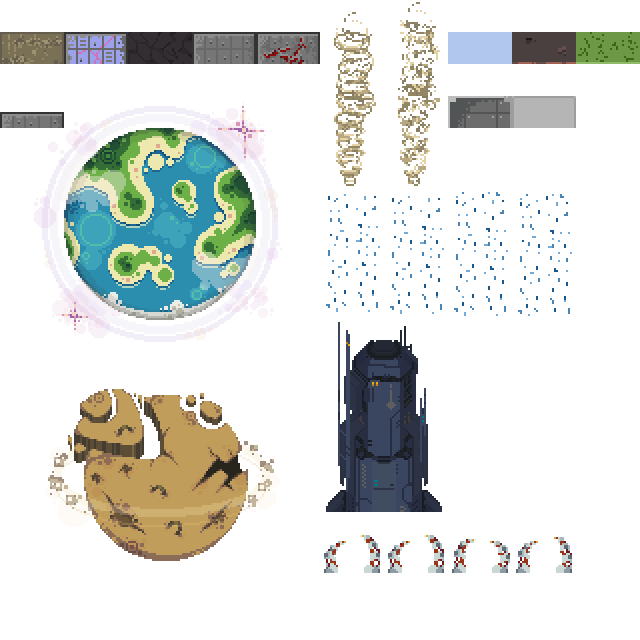
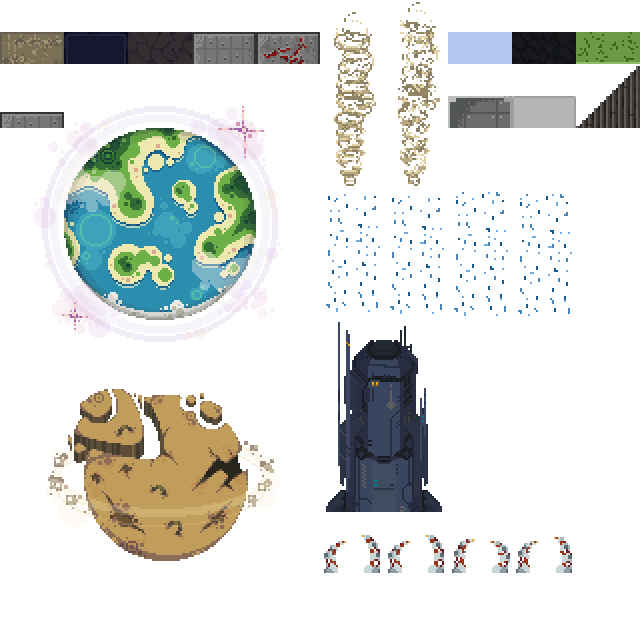
Revision of a layered 640px x 640px image; what changed, layer by layer:
added layer "stairs-test" above "rain" over bbox(576, 66, 640, 128)
added layer "wall-machine-above" (1st of 2) above "wall-machine-above" over bbox(64, 32, 128, 64)
hid "wall-machine-above" (2nd of 2) over bbox(64, 32, 128, 64)
added layer "wall-rock-above" (1st of 2) above "wall-rock-above" over bbox(512, 32, 576, 64)
hid "wall-rock-above" (2nd of 2) over bbox(512, 32, 576, 64)
